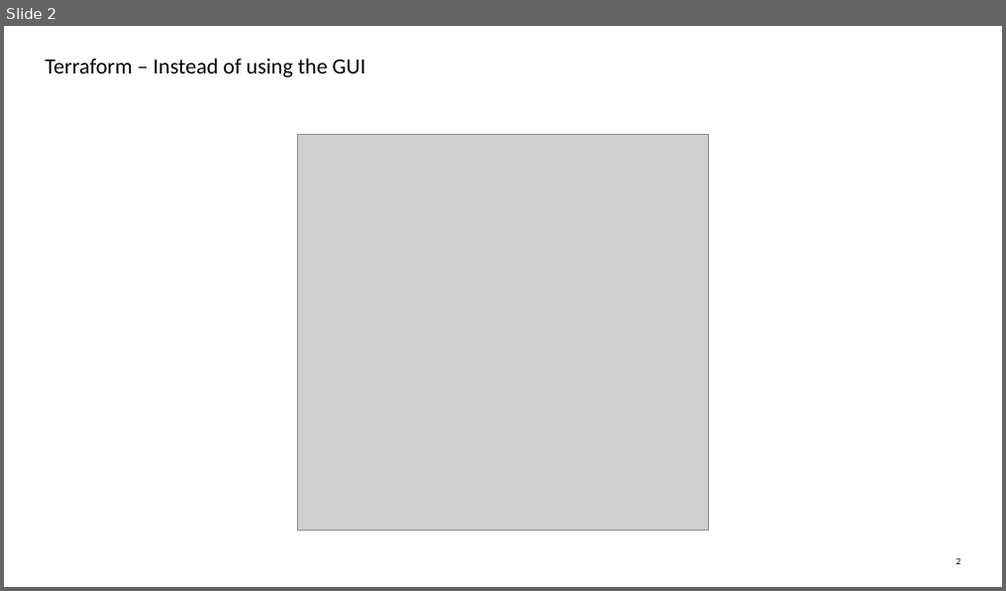
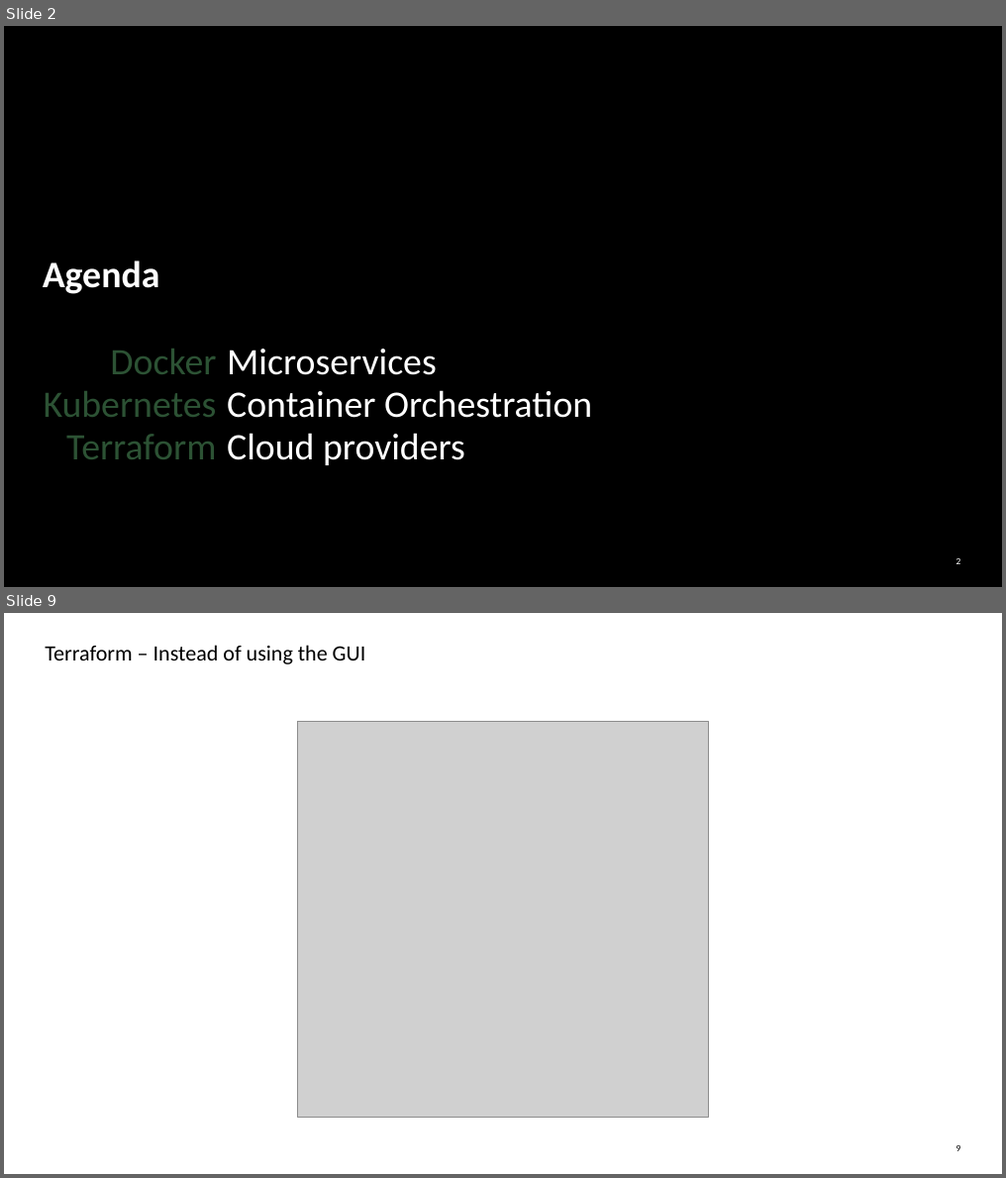
Before and after one commit to jbb10/Robopizza, a slide deck: Microservices from the ground up.pptx. Shown one above the other, each under a label of ours: slide 2 before the commit, slides 2 and 9 after it; the slides between them are not shown. The pictures are 1006x591 and 1006x1178 pixels, drawn with LibreOffice and Linux fonts; fonts in the diff are those of the drawing; grey boxes stand for pictures. Boxes give left, top, right and bottom in pixels: in the first picture for what was removed or moved away, otherwise in the second. Text is boxed around its words. In the diff, an @@ line names an element or a change of style, - is before the commit and + after.

```diff
--- a/Microservices from the ground up.pptx
+++ b/Microservices from the ground up.pptx
@@ slide 2 added at box(4, 26, 1002, 587), background #000000; not listed: 1 template element that a slide beside it also shows @@
@@ title added at box(43, 261, 160, 294), 36 pt, text #FFFFFF, bold @@
+Agenda
@@ text added at box(44, 349, 217, 460), 36 pt, text #2C5234 @@
+Docker
+Kubernetes
+Terraform
@@ text added at box(227, 349, 592, 466), 36 pt, text #FFFFFF @@
+Microservices
+Container Orchestration
+Cloud providers
@@ what was slide 2 is now slide 9 @@
@@ page number at box(956, 1146, 961, 1152): text changed @@
-2
+9
```
Also in this commit, not shown: 1 slide changed, 5 other slides added, 1 other file.
